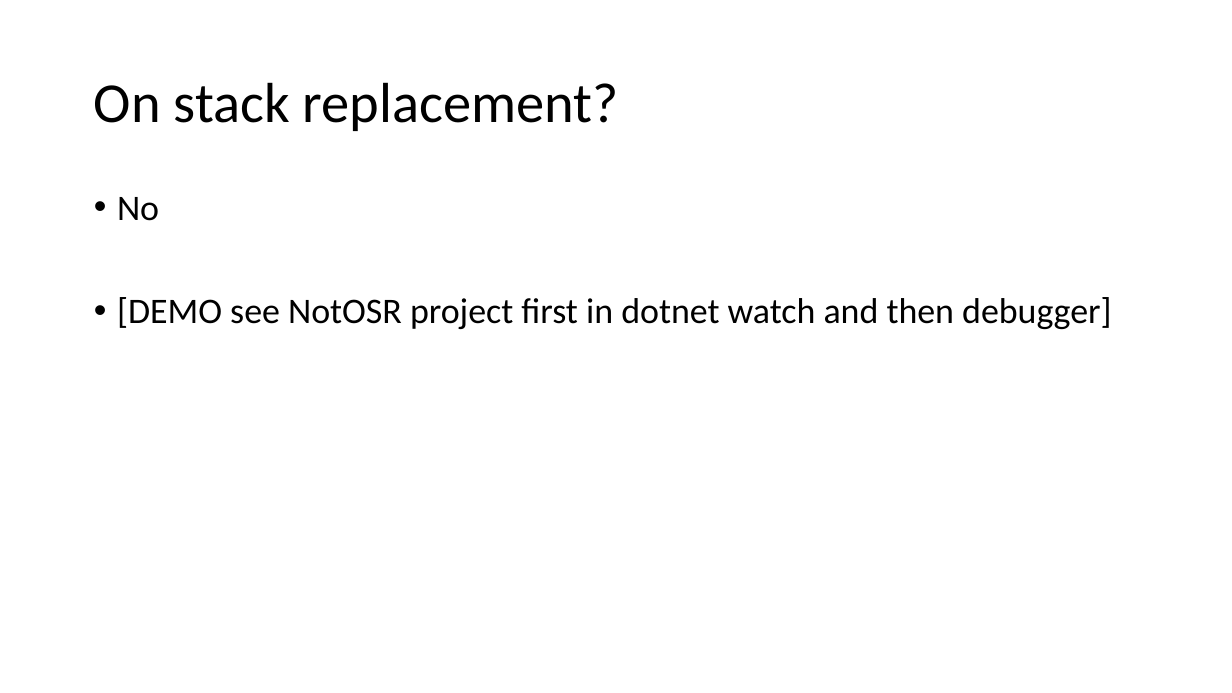
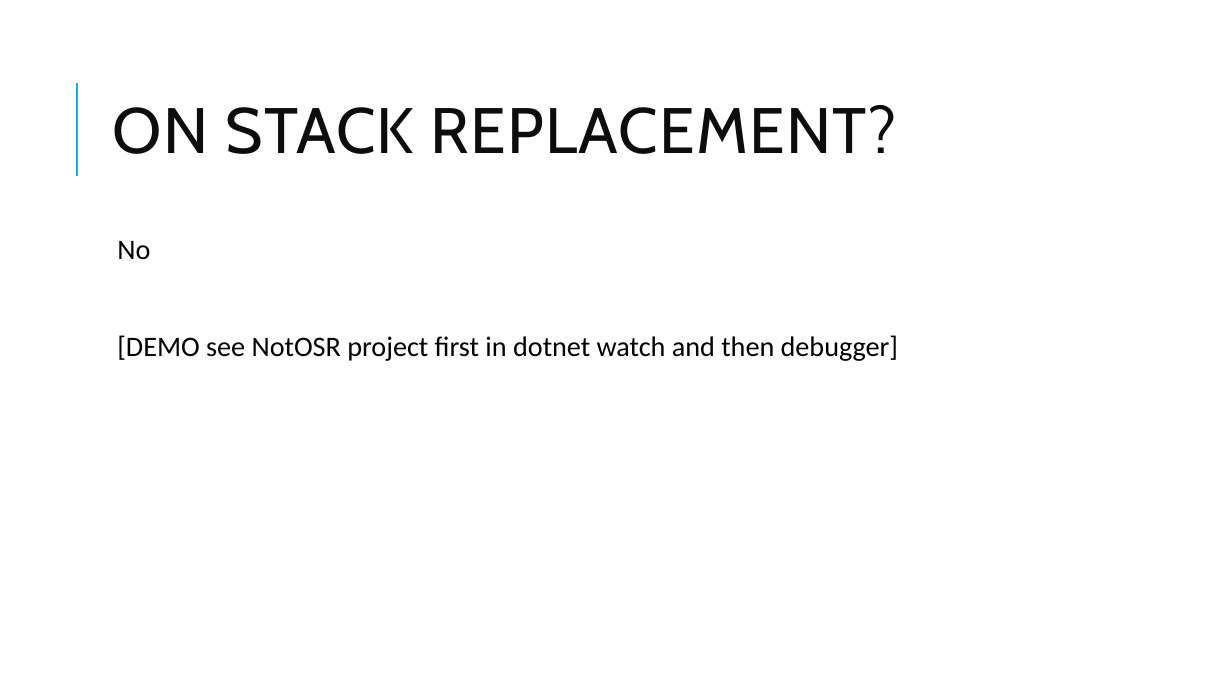
Before and after one commit to clivetong/Talks, a slide deck: slide 14 of EnCForTheWin/HotReloadAndEditAndContinue.pptx. Drawn at 1232x693 pixels with LibreOffice and Linux fonts; fonts in the diff are those of the drawing. Boxes give left, top, right and bottom in pixels: in the first picture for what was removed or moved away, otherwise in the second. Text is boxed around its words. In the diff, an @@ line names an element or a change of style, - is before the commit and + after.

Commit message:
Add design

```diff
--- a/EnCForTheWin/HotReloadAndEditAndContinue.pptx
+++ b/EnCForTheWin/HotReloadAndEditAndContinue.pptx
@@ line added from (77, 176) to (77, 83), #1CADE4 1.5 pt @@
@@ title at box(113, 105, 897, 154): text changed; size 44 to 50 pt; font Calibri to Cabin; text colour #000000 to #0D0D0D @@
-On stack replacement?
+ON STACK REPLACEMENT?
@@ text "No": place and size @@
-text "No" at box(117, 197, 1112, 329)
+text "No" at box(117, 241, 898, 361)
@@ text "No" at box(117, 241, 898, 361): size 28 to 22 pt; bullet • to  ; more space between paragraphs @@
```
Also in this commit, not shown: 13 other slides changed.
